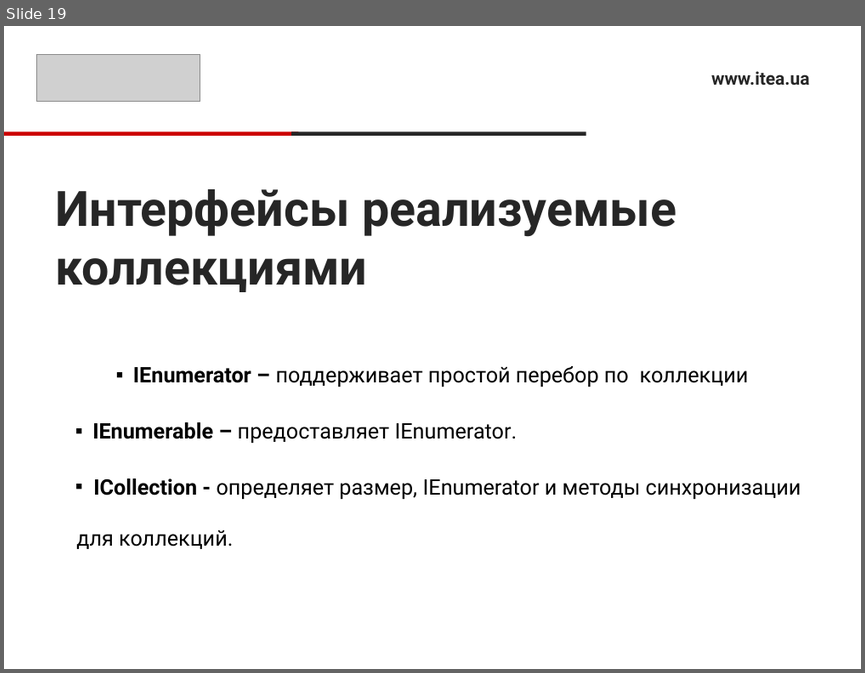
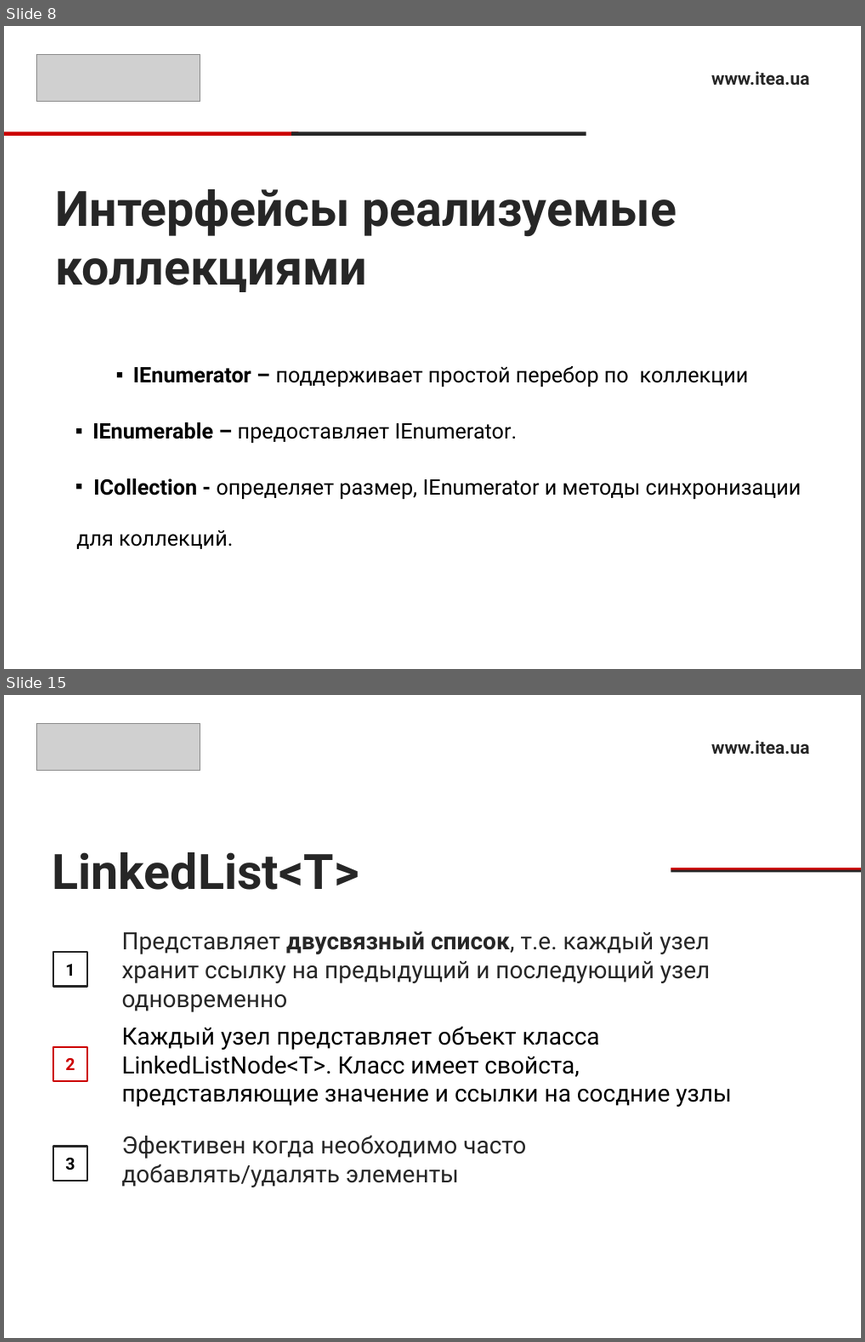
Before and after one commit to Ryabik/CSharpProfessional, a slide deck: 1.Collections/CollectionsPresentation.pptx. Shown one above the other, each under a label of ours: slide 19 before the commit, slides 8 and 15 after it; the slides between them are not shown. The pictures are 865x673 and 865x1342 pixels, drawn with LibreOffice and Linux fonts; fonts in the diff are those of the drawing; grey boxes stand for pictures. Boxes give left, top, right and bottom in pixels: in the first picture for what was removed or moved away, otherwise in the second. Text is boxed around its words. In the diff, an @@ line names an element or a change of style, - is before the commit and + after.

```diff
--- a/1.Collections/CollectionsPresentation.pptx
+++ b/1.Collections/CollectionsPresentation.pptx
@@ slide 15 added at box(4, 695, 861, 1338), background #FFFFFF @@
@@ picture added at box(37, 723, 200, 771) @@
@@ text added at box(711, 740, 809, 754), 15 pt, text #262626, bold @@
+www.itea.ua
@@ title added at box(52, 852, 358, 890), 41 pt, text #262626, bold @@
+LinkedList<T>
@@ rectangle added at box(670, 868, 861, 871), fill #CC0000 @@
@@ rectangle added at box(670, 870, 861, 873), fill #262626 @@
@@ text added at box(122, 931, 710, 1012), 20 pt, text #262626 @@
+Представляет двусвязный список, т.е. каждый узел хранит ссылку на предыдущий и последующий узел одновременно
@@ rectangle added at box(52, 952, 87, 987), outline #262626 1.5 pt, 14 pt, text #000000, bold @@
+1
@@ text added at box(122, 1026, 731, 1106), 20 pt, text #000000 @@
+Каждый узел представляет объект класса LinkedListNode<T>. Класс имеет свойста, представляющие значение и ссылки на сосдние узлы
@@ rectangle added at box(52, 1047, 87, 1082), outline #CC0000 1.5 pt, 14 pt, text #CC0000, bold @@
+2
@@ rectangle added at box(52, 1145, 87, 1180), outline #262626 1.5 pt, 14 pt, text #000000, bold @@
+3
@@ text added at box(122, 1134, 526, 1187), 20 pt, text #262626 @@
+Эфективен когда необходимо часто добавлять/удалять элементы
@@ what was slide 19 is now slide 8 @@
```
Also in this commit, not shown: 6 slides changed, 8 other slides added, 1 slide removed.
